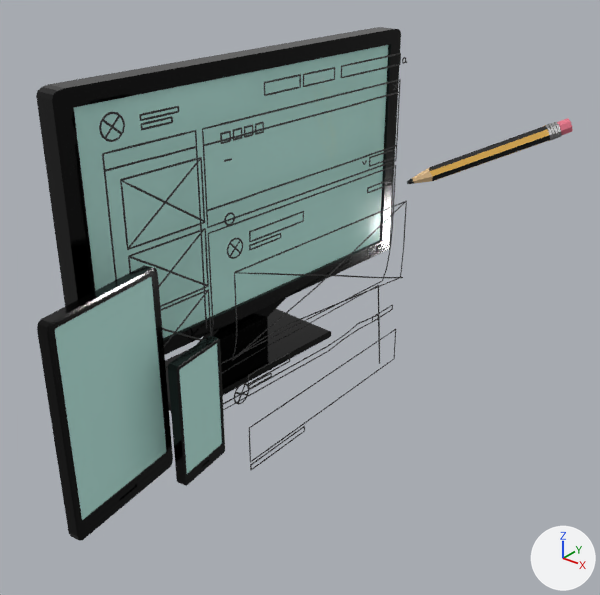
The glTF model build/home.glb, before and after one commit.
Both versions are drawn from a camera (50 mm lens) standing at (11.36, -12.66, 10.18) and looking at (1.67, -0.54, 2.67). Every picture has the same lights, and +X, +Y and +Z are marked at lower right. Where no turn or scale is listed for an object, it has been applied to the vertices. Vertices at the same position are counted once.

Objects in the first picture: 'Computer', 'Pencil', 'Phone', 'Phone.001', 'Primitives'.
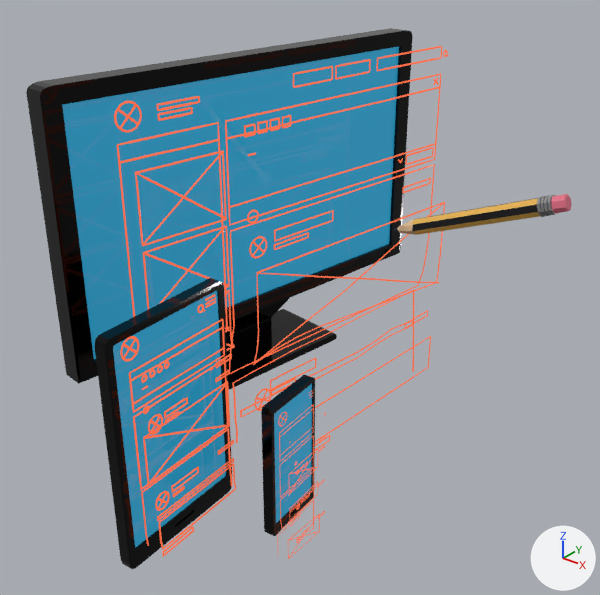
Commit message: Update home model

Changed parts and their boxes (x1, y1, x2, y2) in the pictures (600 x 595 px):
'Computer', recoloured, surface changed, reshaped, turned, rescaled
    before: (36, 27, 401, 411)
    after: (26, 28, 413, 389)
'Phone.001', deleted
    before: (37, 265, 173, 541)
'tablet', added
    after: (95, 278, 232, 569)
'computer_wireframe', added
    after: (114, 46, 449, 451)
'Primitives', deleted
    before: (99, 53, 407, 470)
'Phone', deleted
    before: (168, 336, 225, 486)
'phone', added
    after: (261, 375, 315, 536)
'tablet_wireframe', added
    after: (120, 294, 236, 557)
'pencil', added
    after: (394, 194, 572, 235)
'Pencil', deleted
    before: (407, 118, 573, 184)
'phone_wireframe', added
    after: (277, 390, 326, 559)

What changed in the scene script:
```text
Change mat_phone_screen:
    mat_phone_screen.base_color: (0.495, 0.828, 0.757) -> (0.0116, 0.168, 0.292)  # cyan #bbebe2 -> cyan #1c7293
    add mat_phone_screen.emission_color = (0.0116, 0.168, 0.292)  # cyan #1c7293
    add mat_phone_screen.emission_strength = 1.0
Change me_cube_003:
    where me_cube_003.from_pydata(...)  # 88 vertices, 166 faces; spans x -1.17..7.96, y -1.0..1.0, z -1.64..1.0
    used by ob_computer; location = (0.0, 0.0, 4.57); rotation_euler = (0.0, 0.0, -0.0646), in degrees (0, 0, -3.7); scale = (-0.233, 4.7, 2.79)
    me_cube_003 part 1: the whole mesh is multiplied about the mesh origin by the matrix ((-0.231, 0.654, 0.0), (0.032, 4.653, 0.0), (0.0, 0.0, 2.795))
Remove ob_phone:
    ob_phone = bpy.data.objects.new('Phone', me_cube_002)
Remove ob_pencil:
    ob_pencil = bpy.data.objects.new('Pencil', me_cylinder)
Change ob_computer:
    ob_computer.rotation_euler: (0.0, 0.0, -0.0646) -> (0.0, 0.0, 0.0)  # degrees (0, 0, -3.7) -> degrees (0, 0, 0)
    ob_computer.scale: (-0.233, 4.7, 2.79) -> (1.0, 1.0, 1.0)
Remove ob_phone_001:
    ob_phone_001 = bpy.data.objects.new('Phone.001', me_cube_004)
Remove ob_primitives:
    ob_primitives = bpy.data.objects.new('Primitives', me_primitives_001)
Add ob_phone_wireframe:
    ob_phone_wireframe = bpy.data.objects.new('phone_wireframe', me_primitives_003)  # 6762 vertices, 13116 faces; spans x 3.86..4.27, y -3.97..-2.89, z -0.63..2.5; in mat_wireframe (orange #d95d39)
    ob_phone_wireframe.location = (0.0, 0.0, 0.0)
Add ob_tablet_wireframe:
    ob_tablet_wireframe = bpy.data.objects.new('tablet_wireframe', me_primitives_002)  # 8094 vertices, 15756 faces; spans x 2.68..3.13, y -6.11..-3.94, z 0.1..4.07; in mat_wireframe (orange #d95d39)
    ob_tablet_wireframe.location = (0.0, 0.0, 0.34)
Add ob_computer_wireframe:
    ob_computer_wireframe = bpy.data.objects.new('computer_wireframe', me_primitives_001_1)  # 9210 vertices, 17880 faces; spans x -0.39..1.17, y -4.16..4.2, z -1.45..6.95; in mat_wireframe (orange #d95d39)
    ob_computer_wireframe.location = (1.39, -0.22, 0.31)
Add ob_tablet:
    ob_tablet = bpy.data.objects.new('tablet', me_cube_004_1)  # 92 vertices, 180 faces; spans x -0.18..0.18, y -1.31..1.35, z -2.15..2.15; in mat_phone_case (black #000000), mat_phone_screen (cyan #1c7293)
    ob_tablet.location = (2.59, -5.05, 2.35)
Add ob_pencil_1:
    ob_pencil_1 = bpy.data.objects.new('pencil', me_cylinder_1)  # 208 vertices, 412 faces; spans x -1.85..1.86, y -0.24..0.27, z -0.73..0.84; in mat_pencil_ext_black (black #000000), mat_pencil_ext_yellow (orange #e7b24c), mat_pencil_wood (beige #e7c192), mat_pencil_graphite (black #1d1d1d), mat_pencil_eraser (red #e77388), mat_pencil_metal (grey #aaaaaa)
    ob_pencil_1.location = (4.24, 1.9, 4.32)
Add ob_phone_1:
    ob_phone_1 = bpy.data.objects.new('phone', me_cube_002_1)  # 92 vertices, 180 faces; spans x -0.16..0.16, y -0.66..0.68, z -1.32..1.32; in mat_phone_case (black #000000), mat_phone_screen (cyan #1c7293)
    ob_phone_1.location = (3.75, -3.44, 1.31)
```
